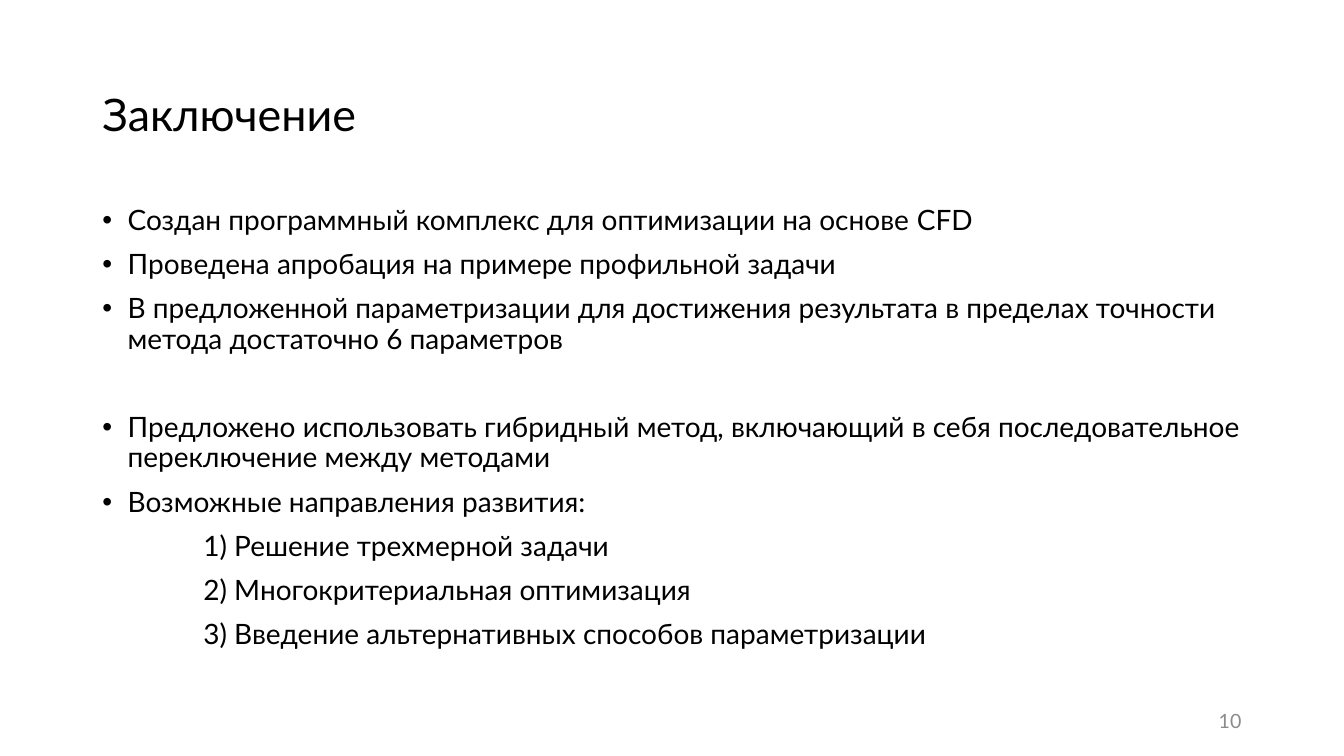
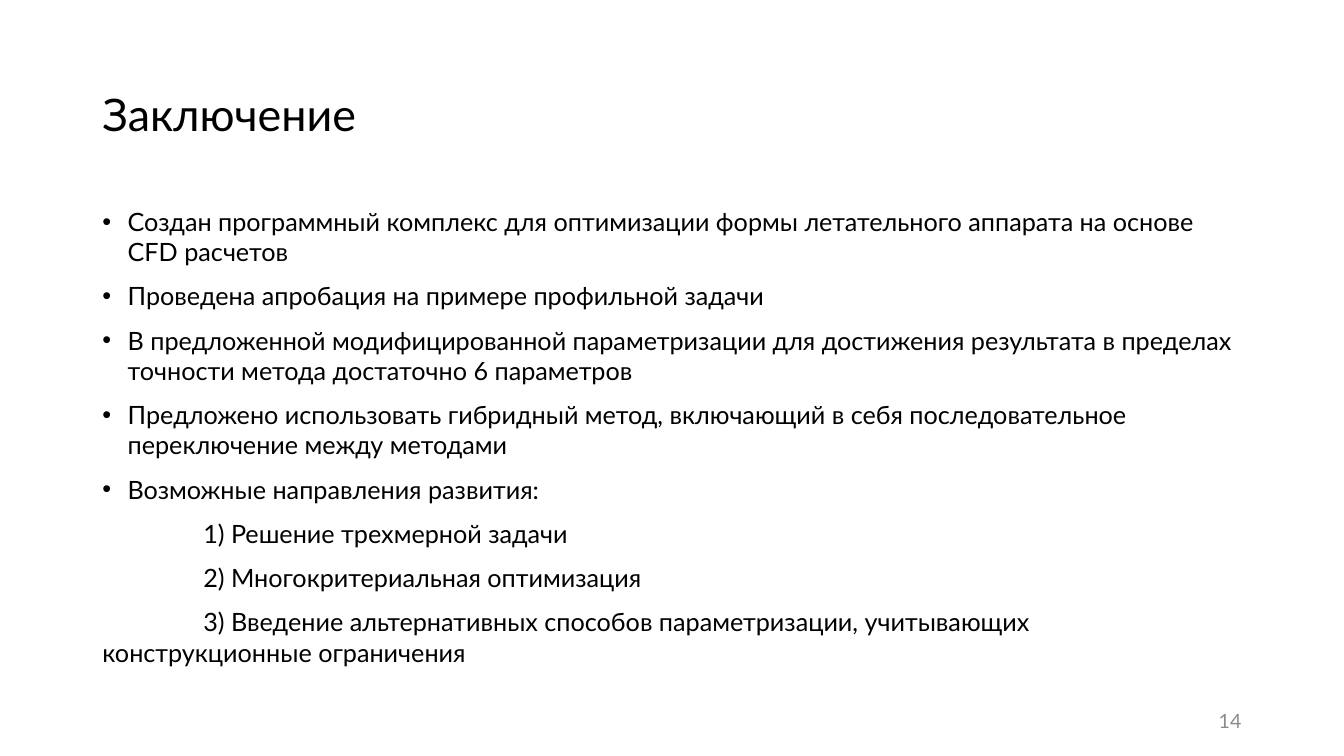
Before and after one commit to 737CMD/Diploma_bac, a slide deck: slide 14 of results/Тексты/Презентация_ВКР Черных.pptx (slide 10 before the commit). Drawn at 1344x756 pixels with LibreOffice and Linux fonts; fonts in the diff are those of the drawing; background and template pictures are left out. Boxes give left, top, right and bottom in pixels: in the first picture for what was removed or moved away, otherwise in the second. Text is boxed around its words. In the diff, an @@ line names an element or a change of style, - is before the commit and + after.

```diff
--- a/results/Тексты/Презентация_ВКР Черных.pptx
+++ b/results/Тексты/Презентация_ВКР Черных.pptx
@@ text at [128,212,1194,266]: text changed; size 20 to 18 pt @@
-• Создан программный комплекс для оптимизации на основе CFD
+• Создан программный комплекс для оптимизации формы летательного аппарата на основе CFD расчетов
@@ text at [128,287,1126,592]: size 20 to 18 pt in "Проведена апробация на примере профильной задачи", "Предложено использовать гибридный метод, включающий в себя ...", "Возможные направления развития:", "1) Решение трехмерной задачи" and 1 more places; line spacing 0.9 to 1 @@
@@ text at [128,332,1232,385]: text changed; size 20 to 18 pt @@
-• В предложенной параметризации для достижения результата в пределах точности метода достаточно 6 параметров
+• В предложенной модифицированной параметризации для достижения результата в пределах точности метода достаточно 6 параметров
@@ text at [102,611,1030,666]: text changed; size 20 to 18 pt @@
-3) Введение альтернативных способов параметризации
+3) Введение альтернативных способов параметризации, учитывающих конструкционные ограничения
@@ page number at [1219,714,1242,728]: text changed @@
-10
+14
```
Also in this commit, not shown: 2 other slides changed, 5 slides added, 2 slides removed.
